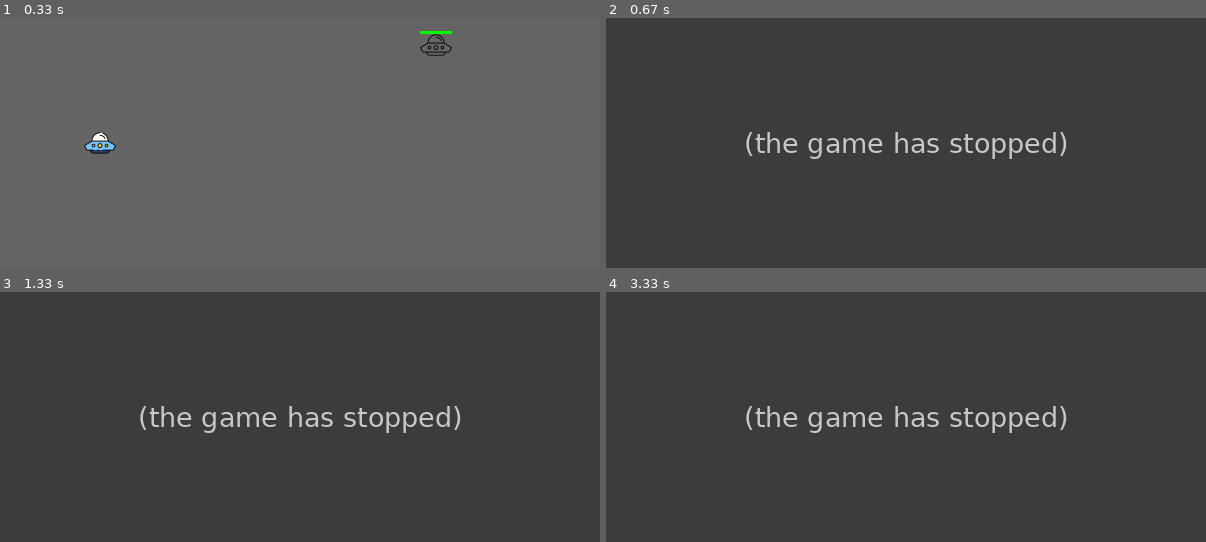
Above: before the commit, frames 1-4 (two rows, left to right).
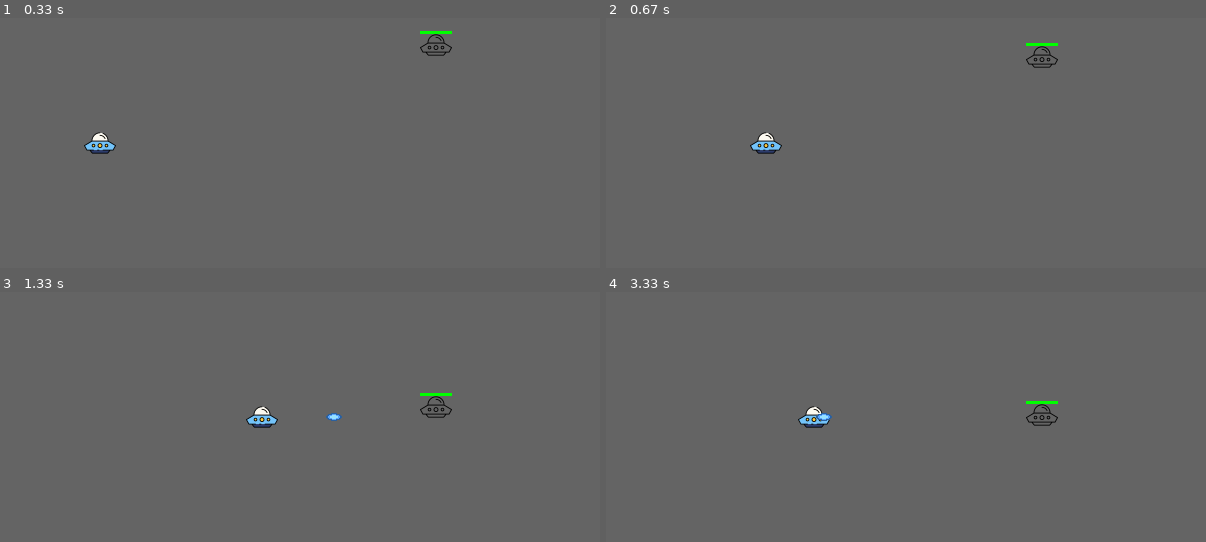
Above: after the commit, the same moments.

Repository: Harrison117/sample_pygame
Game: pygame game, started from main.py
The game is run twice, just before and just after one commit, with the same random seed, the same clock (stepped at 60 frames per second) and the same inputs.
Inputs:
- Up to frame 1 (0.33 s): no input
- Up to frame 2 (0.67 s): hold 0 from 0.33 s (still down); hold Right from 0.33 s (still down)
- Up to frame 3 (1.33 s): release 0 at 0.8 s; release Right at 0.8 s; hold Right 0.83-1.3 s; tap Space at 0.9, 1.2 s; tap  at 0.98 s
- Up to frame 4 (3.33 s): hold Up 1.33-1.63 s; tap Space at 1.4, 1.73, 2.03, 2.23, 2.53, 2.8, 3.13 s; hold Right 1.67-2.13 s; hold Left 2.17-2.7 s; tap  at 2.32 s; hold Down 2.73-3.03 s; hold Left from 3.07 s (still down)

Frame 1 is identical in both runs. In frame 2, 100% of the frame differs, in the area x 0-100%, y 0-100%; in frame 3, 100%; in frame 4, 100%.
Error before the commit: NameError: name 'test_bar' is not defined (main.py line 23); the game stopped at 0.33 s (later frames are placeholders)

Commit message:
added events; implementing event-driven system

Diff:
--- /dev/null
+++ b/event.py
@@ -0,0 +1,24 @@
+from weakref import WeakKeyDictionary
+
+
+class Event(object):
+    def __init__(self):
+        self.name = "Generic Event"
+
+
+class EventManager(object):
+    def __init__(self):
+        self.listeners = WeakKeyDictionary()
+
+    def register_listeners(self, listener):
+        self.listeners[listener] = 1
+
+    def unregister_listeners(self, listener):
+        if listener in self.listeners.keys():
+            del self.listeners[listener]
+
+    # post the events in all listeners registered
+    # todo targeted listeners
+    def post(self, event):
+        for listener in self.listeners.keys():
+            listener.notify(event)
--- a/main.py
+++ b/main.py
@@ -20,7 +20,8 @@
         if event.type == pygame.KEYDOWN:
 
             if event.key == pygame.K_0:
-                test_bar.update_status_bar(-0.05)
+                pass
+                # test_bar.update_status_bar(-0.05)
 
             if event.key == pygame.K_LEFTBRACKET:
                 FPS = 30
